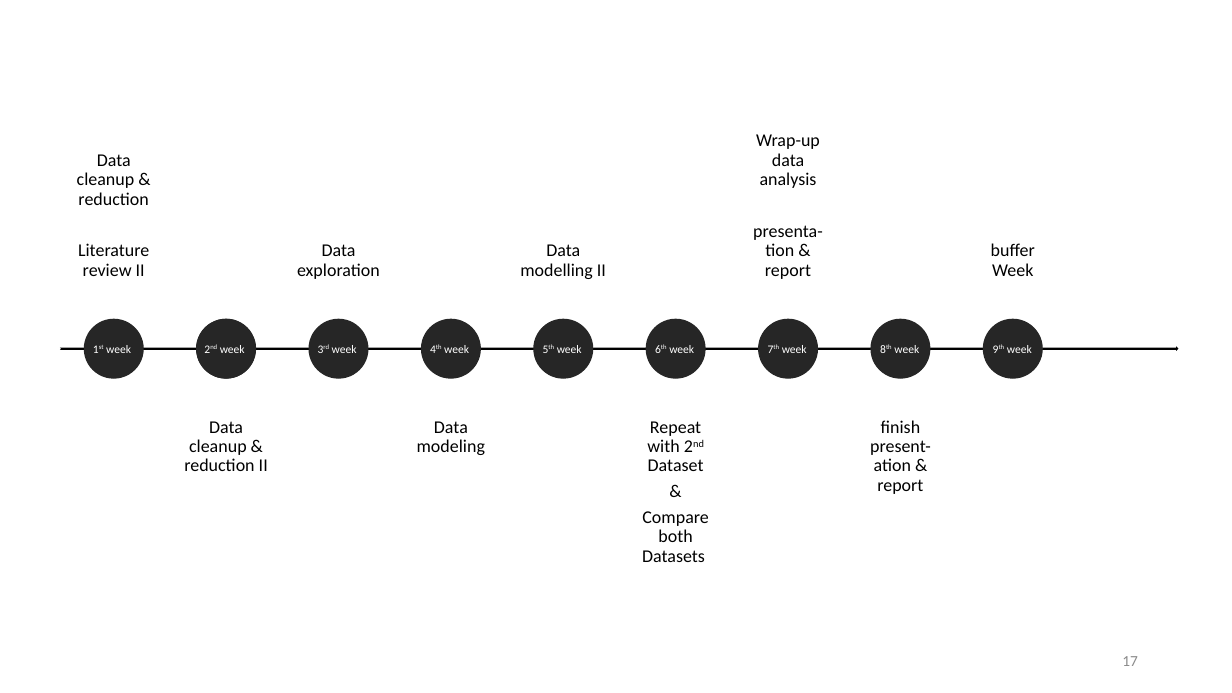
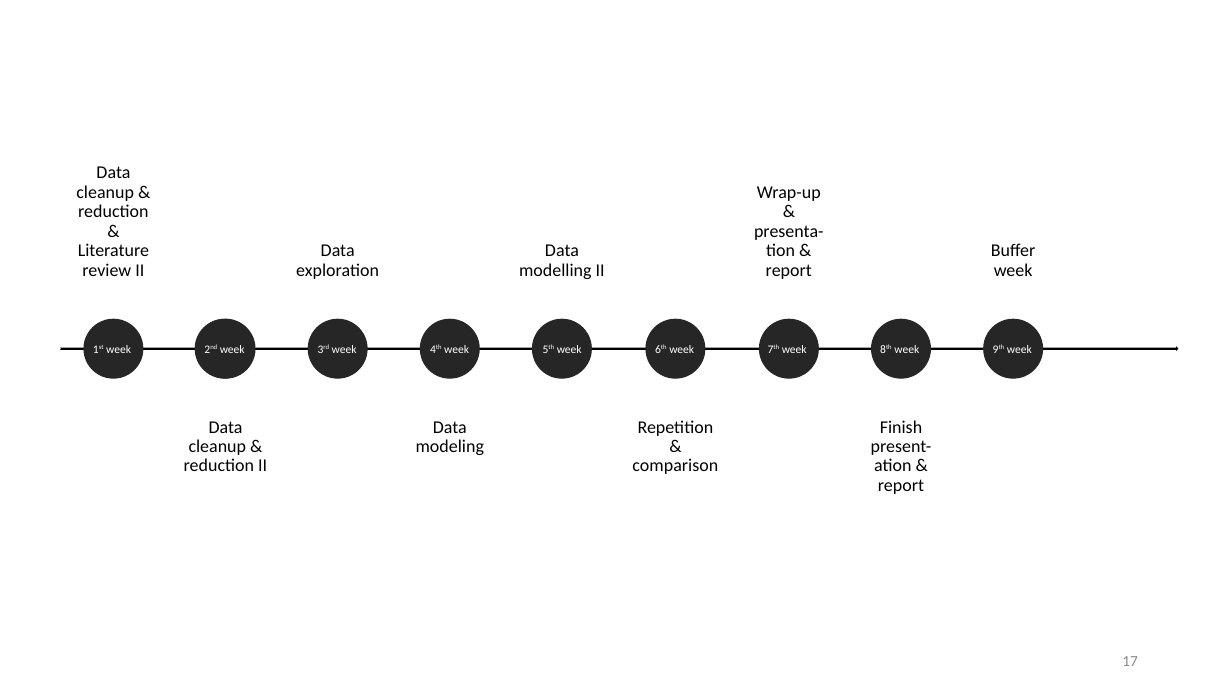
Before and after one commit to datascience-mobi-2022/2022-topic-03-team-05, a slide deck: slide 17 of Project Proposal_temporary draft.pptx. Drawn at 1232x693 pixels with LibreOffice and Linux fonts; fonts in the diff are those of the drawing. Boxes give left, top, right and bottom in pixels: in the first picture for what was removed or moved away, otherwise in the second. Text is boxed around its words. In the diff, an @@ line names an element or a change of style, - is before the commit and + after.

```diff
--- a/Project Proposal_temporary draft.pptx
+++ b/Project Proposal_temporary draft.pptx
@@ text at [76,166,149,276]: text changed @@
-Data cleanup & reduction
-Literature review II
+Data cleanup & reduction & Literature review II
@@ text at [754,186,824,279]: text changed @@
-Wrap-up data analysis
-presenta-tion & report
+Wrap-up & presenta-tion & report
@@ text at [991,243,1035,276]: text changed @@
-buffer Week
+Buffer week
@@ text at [632,420,718,474]: text changed @@
-Repeat with 2nd Dataset
-&
-Compare both Datasets
+Repetition & comparison
@@ text at [871,420,932,494]: text changed @@
-finish present-ation & report
+Finish present-ation & report
```
Also in this commit, not shown: 12 other slides changed.
